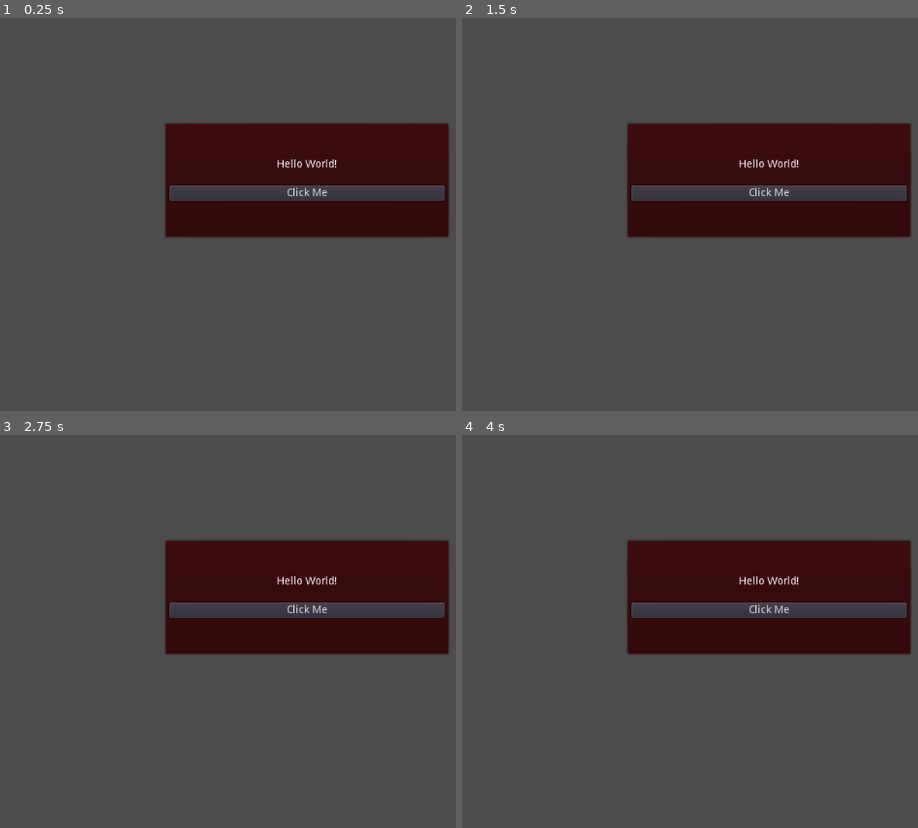
Above: before the commit, frames 1-4 (two rows, left to right).
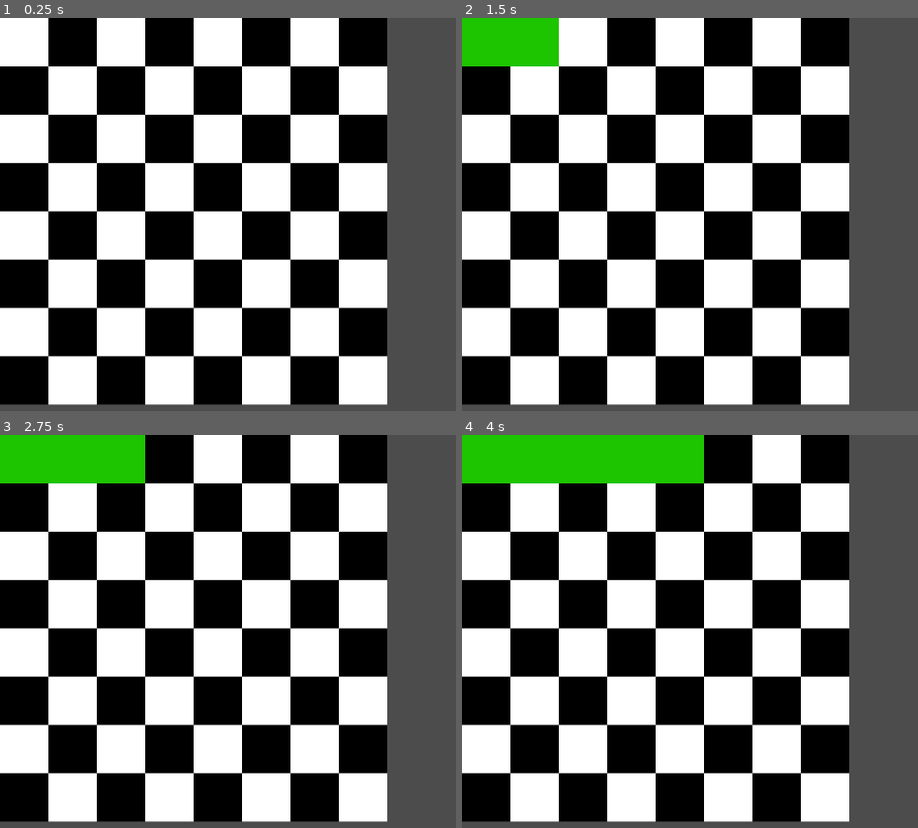
Above: after the commit, the same moments.

Repository: cis3296f22/ExcessChess
Game: Godot game, scene res://crafting_menu/PiecePainter.tscn
Same seed, same stepped clock (60 frames per second), same inputs: the game is played once before the commit and once after it. Before the commit the project starts from res://Hello_World.tscn.
Inputs (mouse positions are in pixels of both pictures, inside the frame that each line leads up to):
- Up to frame 1 (0.25 s): no input
- Up to frame 2 (1.5 s): click (484, 41) at 0.52 s; click (534, 41) at 1.27 s
- Up to frame 3 (2.75 s): click (123, 458) at 2.02 s
- Up to frame 4 (4 s): click (630, 458) at 2.77 s; click (680, 458) at 3.52 s

The runs differ from the first frame. In frame 1, 87% of the frame differs, in the area x 0-99%, y 0-99%; in frame 2, 87%; in frame 3, 87%; in frame 4, 87%.

Commit message:
Created several scenes. One creates black and white texture buttons in a grid, and signal user input to another scene. This other scene creates (invisible) grid of items and displays them when signaled by the first scene. Currently, it's just using a green tile at the placeholder.

Diff:
--- /dev/null
+++ b/code/Double.tscn
@@ -0,0 +1,9 @@
+[gd_scene load_steps=2 format=2]
+
+[ext_resource path="res://Hello_World.tscn" type="PackedScene" id=1]
+
+[node name="Node2D" type="Node2D"]
+
+[node name="PanelContainer" parent="." instance=ExtResource( 1 )]
+
+[node name="PanelContainer2" parent="." instance=ExtResource( 1 )]
--- /dev/null
+++ b/code/crafting_menu/ID_TextureButton.gd
@@ -0,0 +1,17 @@
+extends TextureButton
+
+
+var ID = -1
+
+
+# Called when the node enters the scene tree for the first time.
+func _ready():
+	connect("pressed",get_parent(),"child_pressed",[ID])
+
+func set_id(id:int):
+	ID = id
+
+
+# Called every frame. 'delta' is the elapsed time since the previous frame.
+#func _process(delta):
+#	pass
--- /dev/null
+++ b/code/crafting_menu/ID_TextureButton.tscn
@@ -0,0 +1,8 @@
+[gd_scene load_steps=2 format=2]
+
+[ext_resource path="res://crafting_menu/ID_TextureButton.gd" type="Script" id=1]
+
+[node name="ID_TextureButton" type="TextureButton"]
+margin_right = 40.0
+margin_bottom = 40.0
+script = ExtResource( 1 )
--- /dev/null
+++ b/code/crafting_menu/PieceDrawer.gd
@@ -0,0 +1,34 @@
+tool
+extends GridContainer
+
+
+export var DEFUALT_WIDTH = 8
+export var DEFUALT_HEIGHT = 8
+var contents = [] #.resize(DEFUALT_WIDTH*DEFUALT_HEIGHT)
+
+var green_square = preload("res://assets/board/green_square.png")
+
+# Called when the node enters the scene tree for the first time.
+func _ready():
+
+	set_columns(DEFUALT_WIDTH)
+
+	for i in range(DEFUALT_HEIGHT):
+		for j in range(DEFUALT_WIDTH):
+			var x = TextureRect.new()
+			x.texture = green_square
+			x.set_modulate(Color(1,1,1,0)) #Set alpha to 0, so it's invisible
+			x.set_mouse_filter(Control.MOUSE_FILTER_IGNORE)
+#			x.set_id( (i*DEFUALT_WIDTH) + j)
+#			x.texture_hover = green_square
+			contents.append(x)
+			add_child(x)
+
+#			x.texture_pressed = black_square
+#			x.texture_hover = green_square
+
+func show_child(child:int):
+	contents[child].set_modulate(Color(1,1,1,1))
+
+#func child_pressed(bound):
+#	print("Child ", bound, " Pressed!")
--- /dev/null
+++ b/code/crafting_menu/PiecePainter.tscn
@@ -0,0 +1,23 @@
+[gd_scene load_steps=3 format=2]
+
+[ext_resource path="res://crafting_menu/SquareSelector.gd" type="Script" id=1]
+[ext_resource path="res://crafting_menu/PieceDrawer.gd" type="Script" id=2]
+
+[node name="PiecePlacer" type="Control"]
+
+[node name="SquareSelector" type="GridContainer" parent="."]
+margin_right = 40.0
+margin_bottom = 40.0
+custom_constants/vseparation = 0
+custom_constants/hseparation = 0
+columns = 8
+script = ExtResource( 1 )
+
+[node name="PieceDrawer" type="GridContainer" parent="."]
+margin_right = 40.0
+margin_bottom = 40.0
+mouse_filter = 2
+custom_constants/vseparation = 0
+custom_constants/hseparation = 0
+columns = 8
+script = ExtResource( 2 )
--- /dev/null
+++ b/code/crafting_menu/SquareSelector.gd
@@ -0,0 +1,47 @@
+tool
+extends GridContainer
+
+
+export var DEFUALT_WIDTH = 8
+export var DEFUALT_HEIGHT = 8
+var contents = [].resize(DEFUALT_WIDTH*DEFUALT_HEIGHT)
+
+var white_square = preload("res://assets/board/white_square.png")
+var black_square = preload("res://assets/board/black_square.png")
+var green_square = preload("res://assets/board/green_square.png")
+
+var ID_TextureButton = preload("res://crafting_menu/ID_TextureButton.tscn")
+
+# Called when the node enters the scene tree for the first time.
+func _ready():
+
+	set_columns(DEFUALT_WIDTH)
+
+	for i in range(DEFUALT_HEIGHT):
+		for j in range(DEFUALT_WIDTH):
+			var x = ID_TextureButton.instance()
+			x.set_id( (i*DEFUALT_WIDTH) + j)
+			x.texture_hover = green_square
+
+			if (i%2) == 0: #First, third, etc row- start with white
+				if(j%2) == 0:
+					x.texture_normal = white_square
+				else:
+					x.texture_normal = black_square
+			else: #2nd, 4th, etc row
+				if(j%2) == 0:
+					x.texture_normal = black_square
+				else:
+					x.texture_normal = white_square
+			add_child(x)
+
+#			x.texture_pressed = black_square
+#			x.texture_hover = green_square
+
+
+func child_pressed(bound):
+	print("Child ", bound, " Pressed!")
+	$"../PieceDrawer".show_child(bound)
+# Called every frame. 'delta' is the elapsed time since the previous frame.
+#func _process(delta):
+#	pass
--- a/code/project.godot
+++ b/code/project.godot
@@ -11,7 +11,7 @@
 [application]
 
 config/name="Code"
-run/main_scene="res://Hello_World.tscn"
+run/main_scene="res://crafting_menu/PiecePainter.tscn"
 config/icon="res://icon.png"
 
 [gui]
Binary file added: code/assets/board/black_square.png
Not shown, added: code/assets/board/black_square.png.import
Binary file added: code/assets/board/green_square.png
Not shown, added: code/assets/board/green_square.png.import
Binary file added: code/assets/board/white_square.png
Not shown, added: code/assets/board/white_square.png.import
